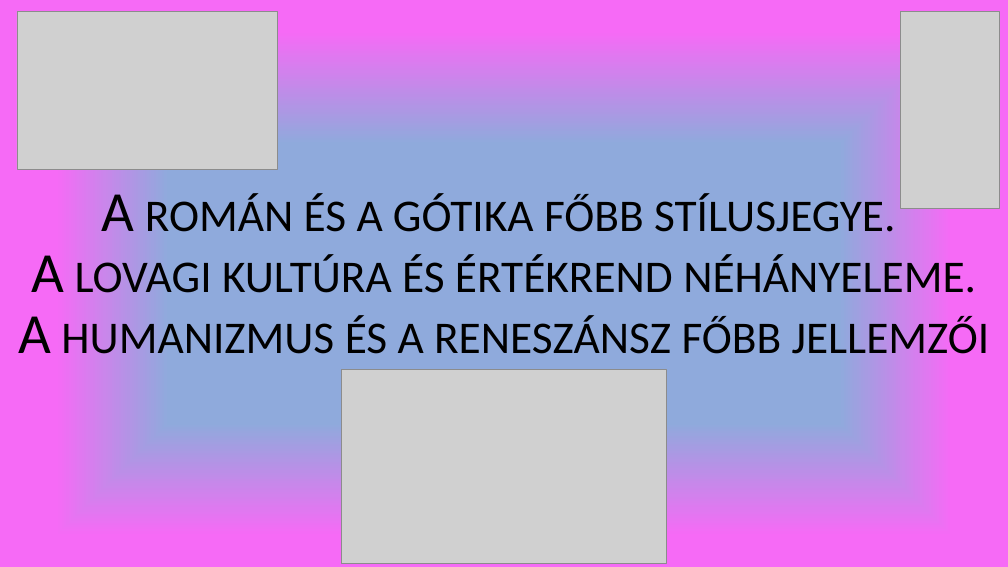
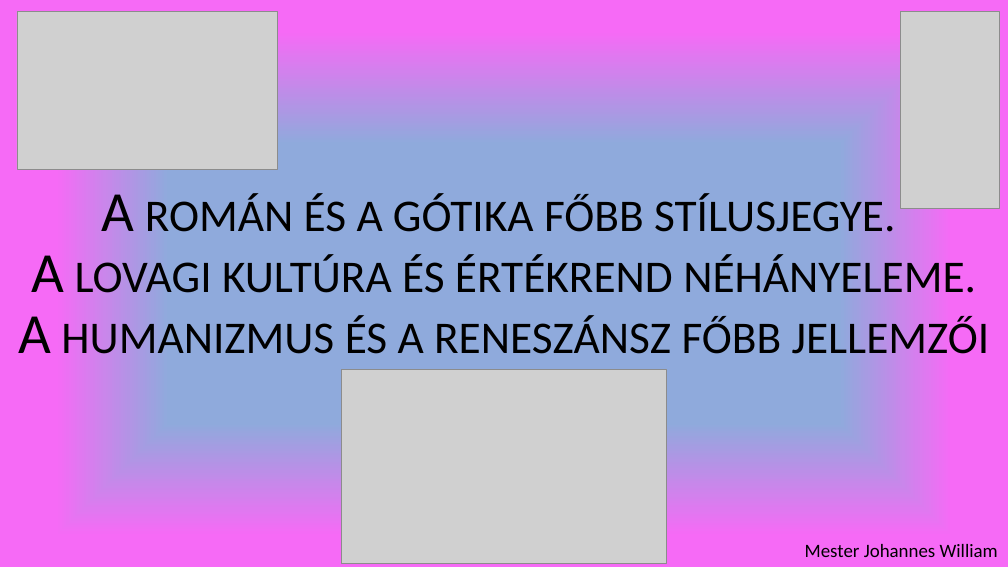
Before and after one commit to kornel0506/TeamOfHM, a slide deck: slide 1 of 10_tétel.pptx. Drawn at 1008x567 pixels with LibreOffice and Linux fonts; fonts in the diff are those of the drawing; grey boxes stand for pictures. Boxes give left, top, right and bottom in pixels: in the first picture for what was removed or moved away, otherwise in the second. Text is boxed around its words. In the diff, an @@ line names an element or a change of style, - is before the commit and + after.

```diff
--- a/10_tétel.pptx
+++ b/10_tétel.pptx
@@ text added at (x1=805, y1=544, x2=998, y2=557), 18 pt, text #000000 @@
+Mester Johannes William
```
Also in this commit, not shown: 4 other files.
